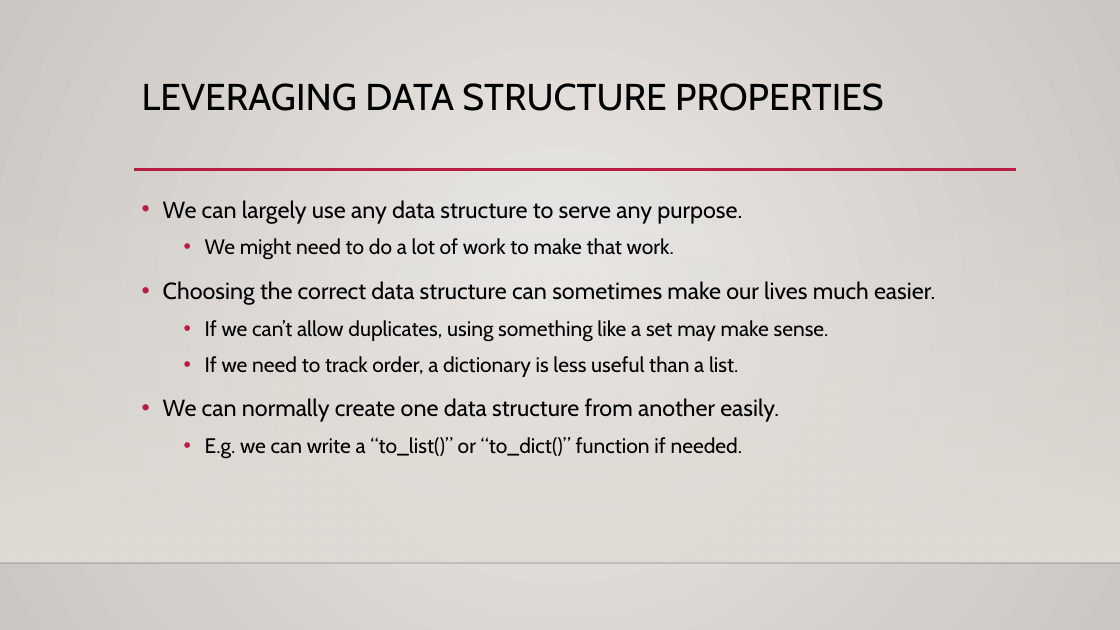
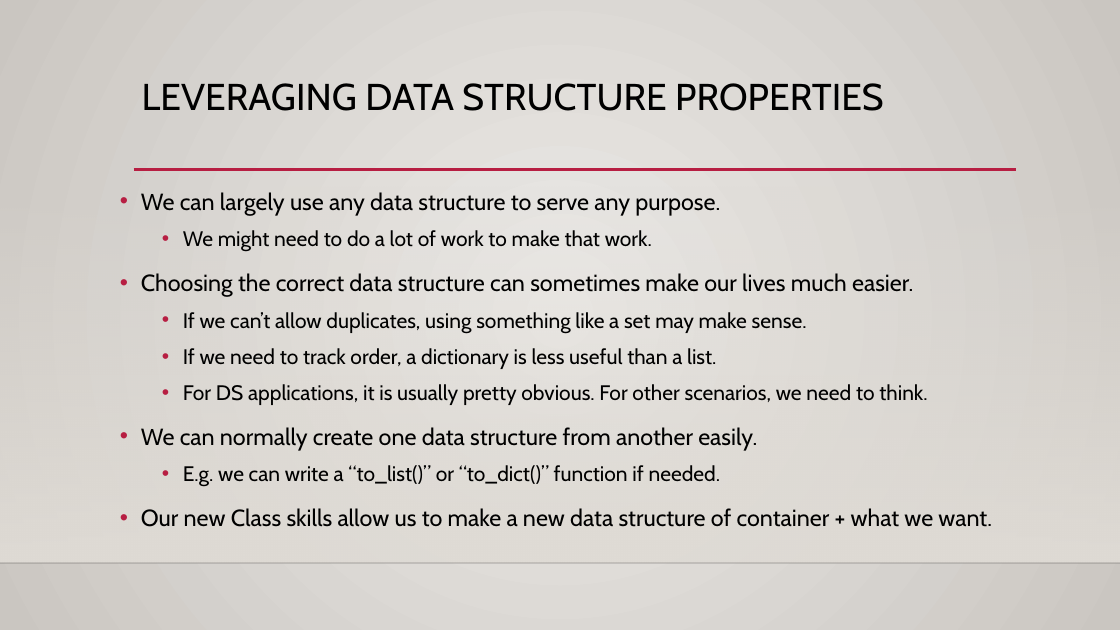
Before and after one commit to AkeemSemperDataScience/Programming_Basics_for_Machine_Learning_Students, a slide deck: slide 25 of reference_material/slides/007_other_data_structures.pptx (slide 14 before the commit). Drawn at 1120x630 pixels with LibreOffice and Linux fonts; fonts in the diff are those of the drawing; background and template pictures are left out. Boxes give left, top, right and bottom in pixels: in the first picture for what was removed or moved away, otherwise in the second. Text is boxed around its words. In the diff, an @@ line names an element or a change of style, - is before the commit and + after.

```diff
--- a/reference_material/slides/007_other_data_structures.pptx
+++ b/reference_material/slides/007_other_data_structures.pptx
@@ text "We can largely use any ...": place and size @@
-text "We can largely use any ..." at [163,200,935,459]
+text "We can largely use any ..." at [141,192,992,527]
@@ text at [183,384,927,405]: paragraph added @@
+  • For DS applications, it is usually pretty obvious. For other scenarios, we need to think.
@@ text at [141,508,992,527]: paragraph added @@
+• Our new Class skills allow us to make a new data structure of container + what we want.
```
Also in this commit, not shown: 7 other slides changed, 13 slides added, 1 slide removed, 5 other files.
